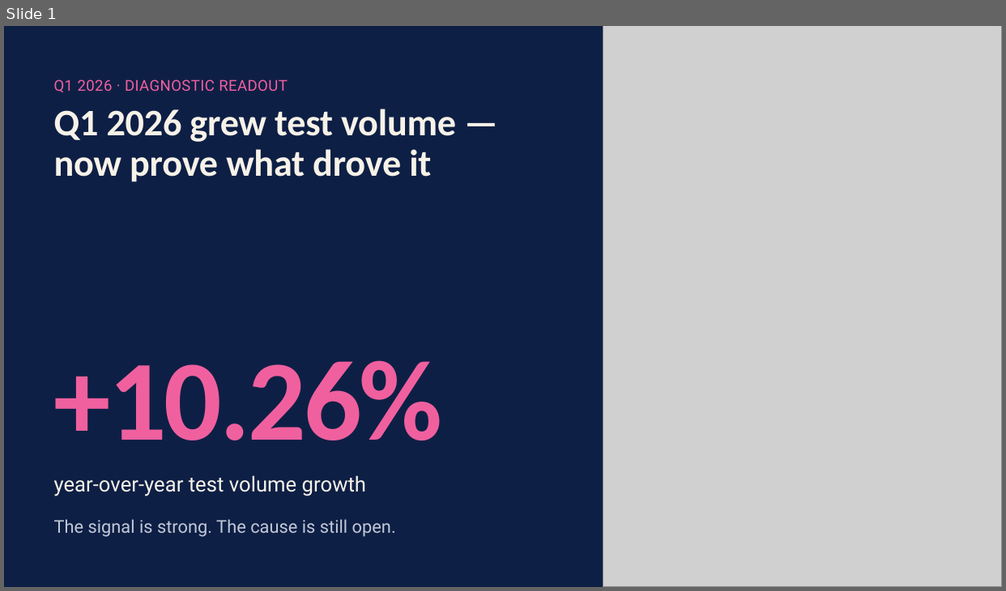
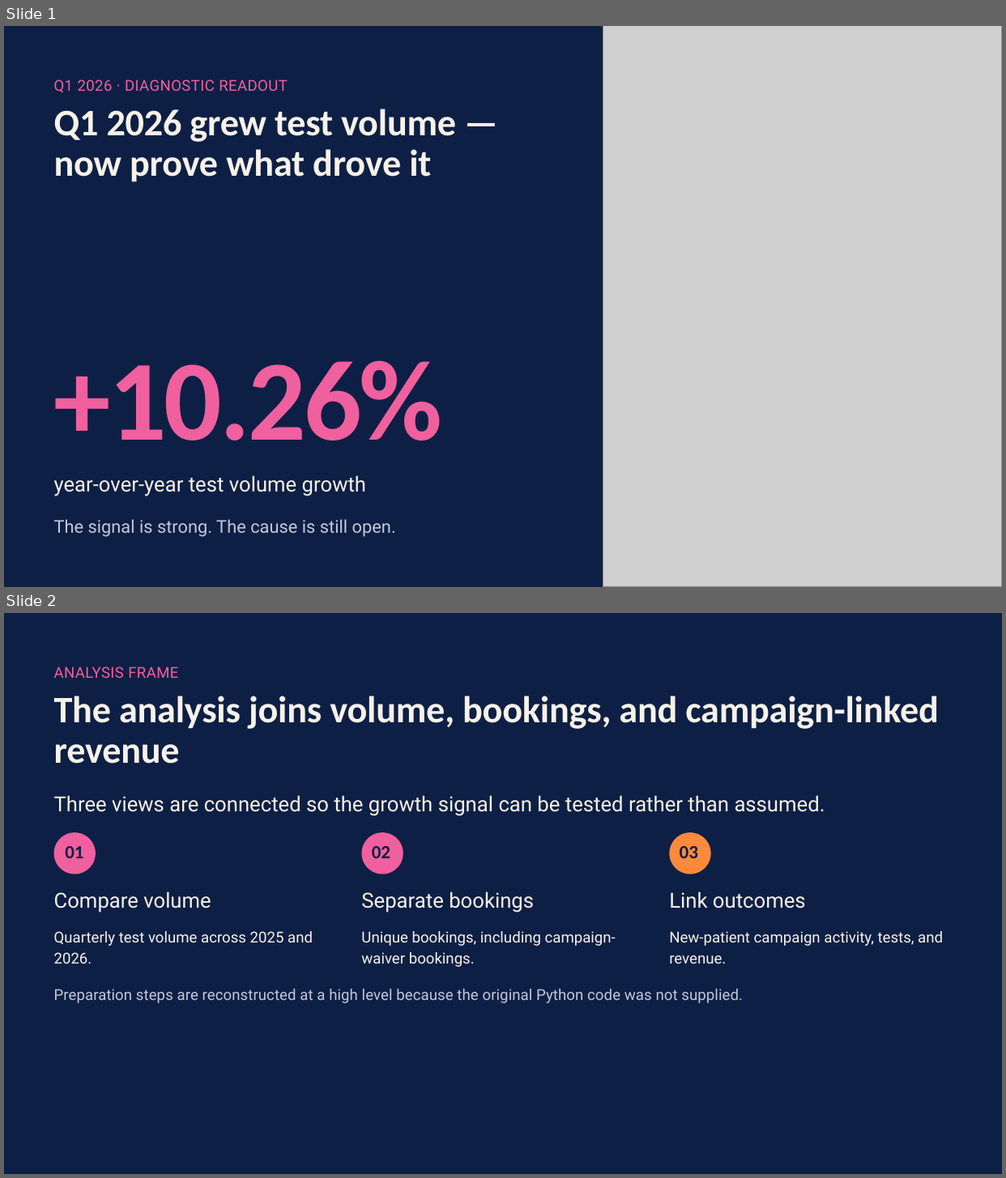
Before and after one commit to harshalpatil-IITGN/c2-build1-brief-a-group-2, a slide deck: brief_e/1026percent.pptx. Shown one above the other, each under a label of ours: slide 1 before the commit, slides 1 and 2 after it. The pictures are 1006x591 and 1006x1178 pixels, drawn with LibreOffice and Linux fonts; fonts in the diff are those of the drawing; grey boxes stand for pictures; background and template pictures are left out. Boxes give left, top, right and bottom in pixels: in the first picture for what was removed or moved away, otherwise in the second. Text is boxed around its words. In the diff, an @@ line names an element or a change of style, - is before the commit and + after.

```diff
--- a/brief_e/1026percent.pptx
+++ b/brief_e/1026percent.pptx
@@ slide 2 added at [4, 613, 1002, 1174], background #0E1F45 @@
@@ text added at [54, 666, 178, 678], 14.5 pt, text #F0609E @@
+ANALYSIS FRAME
@@ text added at [54, 696, 939, 764], 36 pt, text #F7F2E8, bold @@
+The analysis joins volume, bookings, and campaign-linked revenue
@@ text added at [54, 795, 825, 816], 20 pt, text #F7F2E8 @@
+Three views are connected so the growth signal can be tested rather than assumed.
@@ ellipse added at [54, 833, 96, 875], fill #F0609E @@
@@ text added at [65, 846, 83, 858], 18 pt, text #0E1F45, bold @@
+01
@@ ellipse added at [362, 833, 404, 875], fill #F0609E @@
@@ text added at [372, 846, 390, 858], 18 pt, text #0E1F45, bold @@
+02
@@ ellipse added at [670, 833, 711, 875], fill #FF8A3D @@
@@ text added at [680, 846, 698, 858], 18 pt, text #0E1F45, bold @@
+03
@@ text added at [54, 892, 211, 913], 20 pt, text #F7F2E8 @@
+Compare volume
@@ text added at [361, 892, 534, 913], 20 pt, text #F7F2E8 @@
+Separate bookings
@@ text added at [669, 892, 806, 909], 20 pt, text #F7F2E8 @@
+Link outcomes
@@ text added at [54, 931, 313, 964], 14.5 pt, text #F7F2E8 @@
+Quarterly test volume across 2025 and 2026.
@@ text added at [361, 931, 616, 967], 14.5 pt, text #F7F2E8 @@
+Unique bookings, including campaign-waiver bookings.
@@ text added at [669, 931, 943, 964], 14.5 pt, text #F7F2E8 @@
+New-patient campaign activity, tests, and revenue.
@@ text added at [54, 989, 743, 1003], 14.5 pt, text #C2C8D8 @@
+Preparation steps are reconstructed at a high level because the original Python code was not supplied.
```
Also in this commit, not shown: 4 other slides added.
